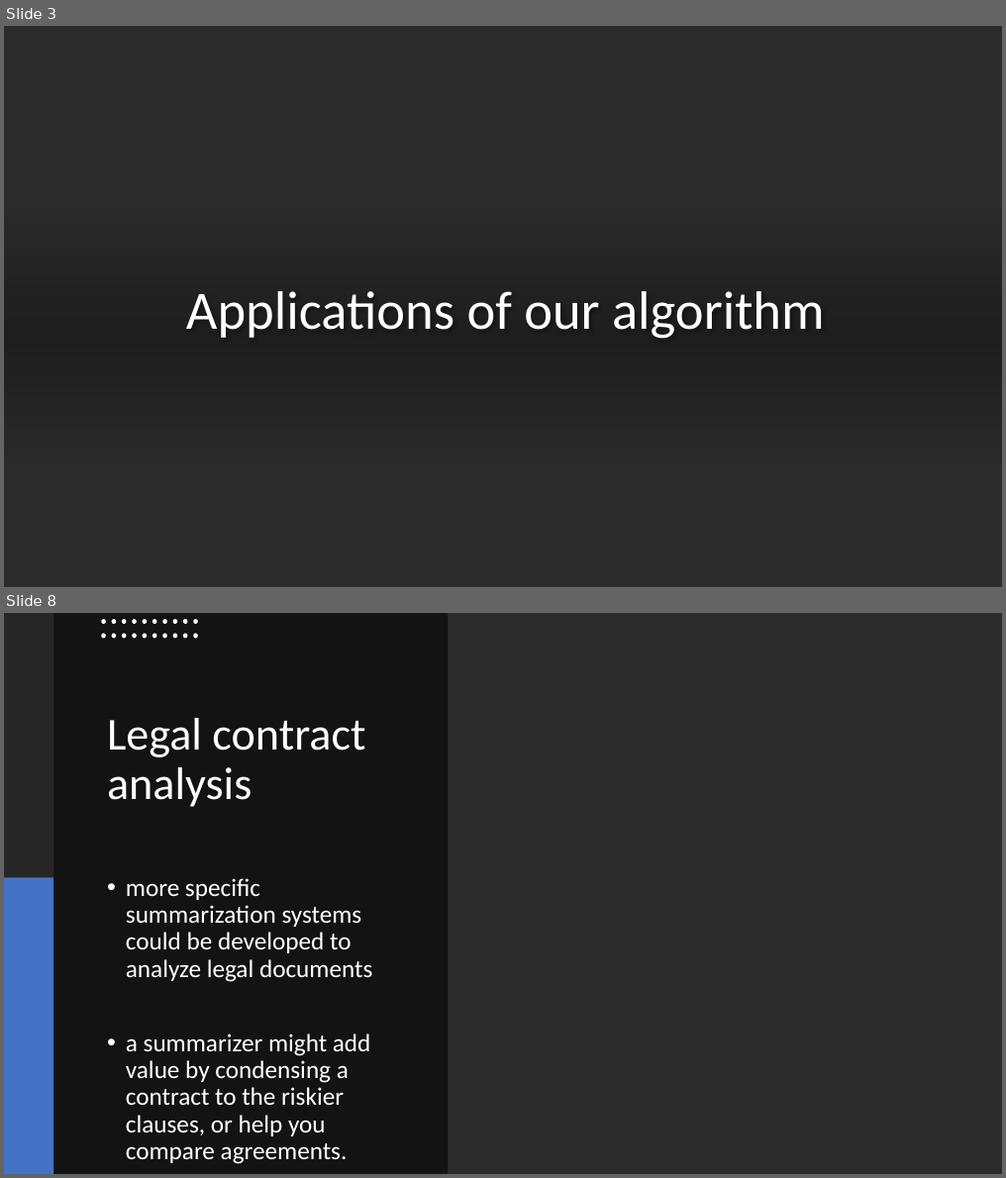
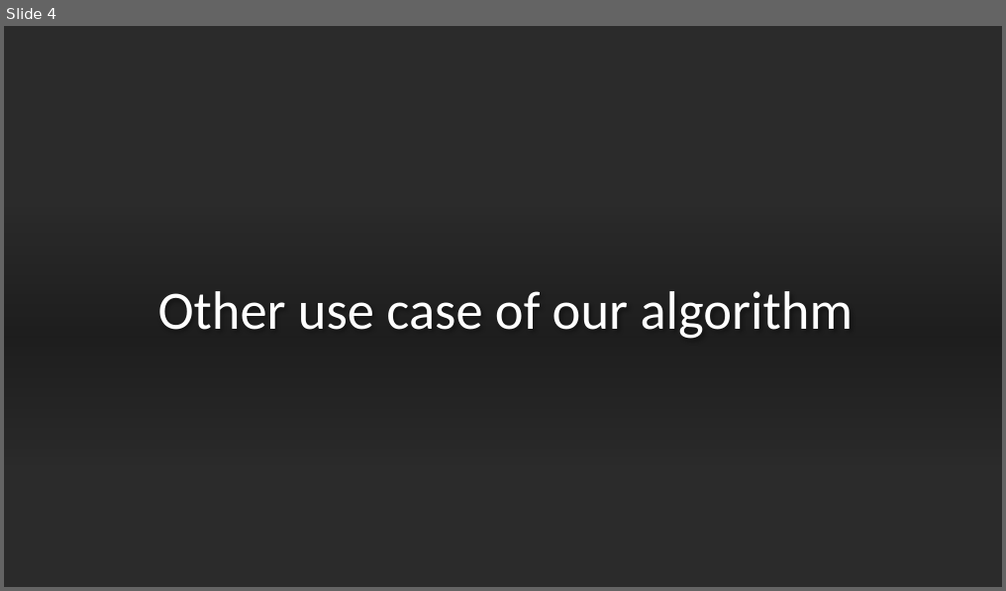
Before and after one commit to Ausaf1996/Ford-motor-company-projects, a slide deck: Ford marketing presentation.pptx. Shown one above the other, each under a label of ours: slides 3 and 8 before the commit, slide 4 after it; the slides between them are not shown. The pictures are 1006x1178 and 1006x591 pixels, drawn with LibreOffice and Linux fonts; fonts in the diff are those of the drawing; background and template pictures are left out; a plain dark background stands for a picture behind light text. Boxes give left, top, right and bottom in pixels: in the first picture for what was removed or moved away, otherwise in the second. Text is boxed around its words. In the diff, an @@ line names an element or a change of style, - is before the commit and + after.

```diff
--- a/Ford marketing presentation.pptx
+++ b/Ford marketing presentation.pptx
@@ slide 8 removed at (4,613,1002,1174), background picture (left out) @@
@@ rectangle removed at (4,613,1002,1174) @@
@@ rectangle removed at (4,613,448,1174) @@
@@ rectangle removed at (4,613,54,878) @@
@@ group removed at (101,619,198,638): 20 ellipses @@
@@ title removed at (107,718,365,807) @@
-Legal contract analysis
@@ rectangle removed at (4,878,54,1174) @@
@@ text removed at (126,878,372,1164) @@
-• more specific summarization systems could be developed to analyze legal documents
-• a summarizer might add value by condensing a contract to the riskier clauses, or help you compare agreements.
@@ what was slide 3 is now slide 4 @@
@@ slide 4 changed as well @@
@@ title at (158,291,853,339): text changed @@
-Applications of our algorithm
+Other use case of our algorithm
```
Also in this commit, not shown: 4 other slides changed, 3 slides added, 4 other slides removed, 1 other file.
